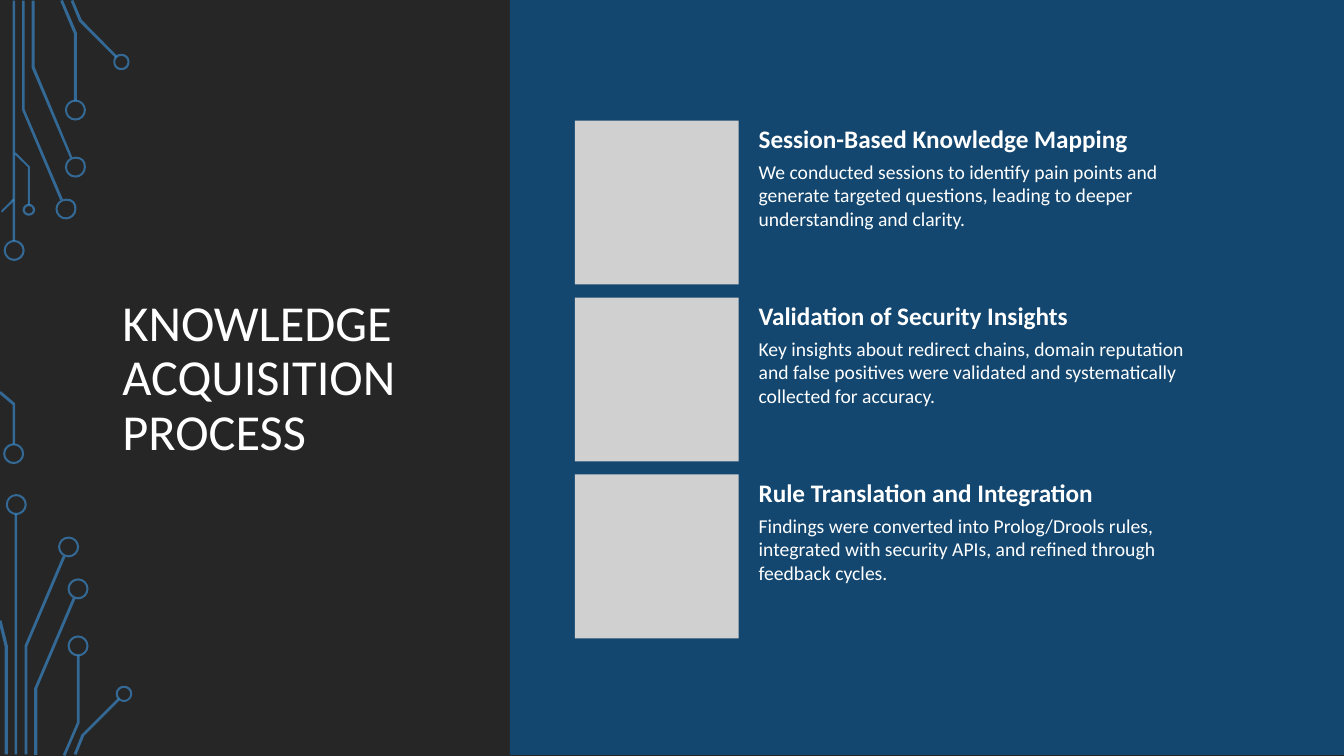
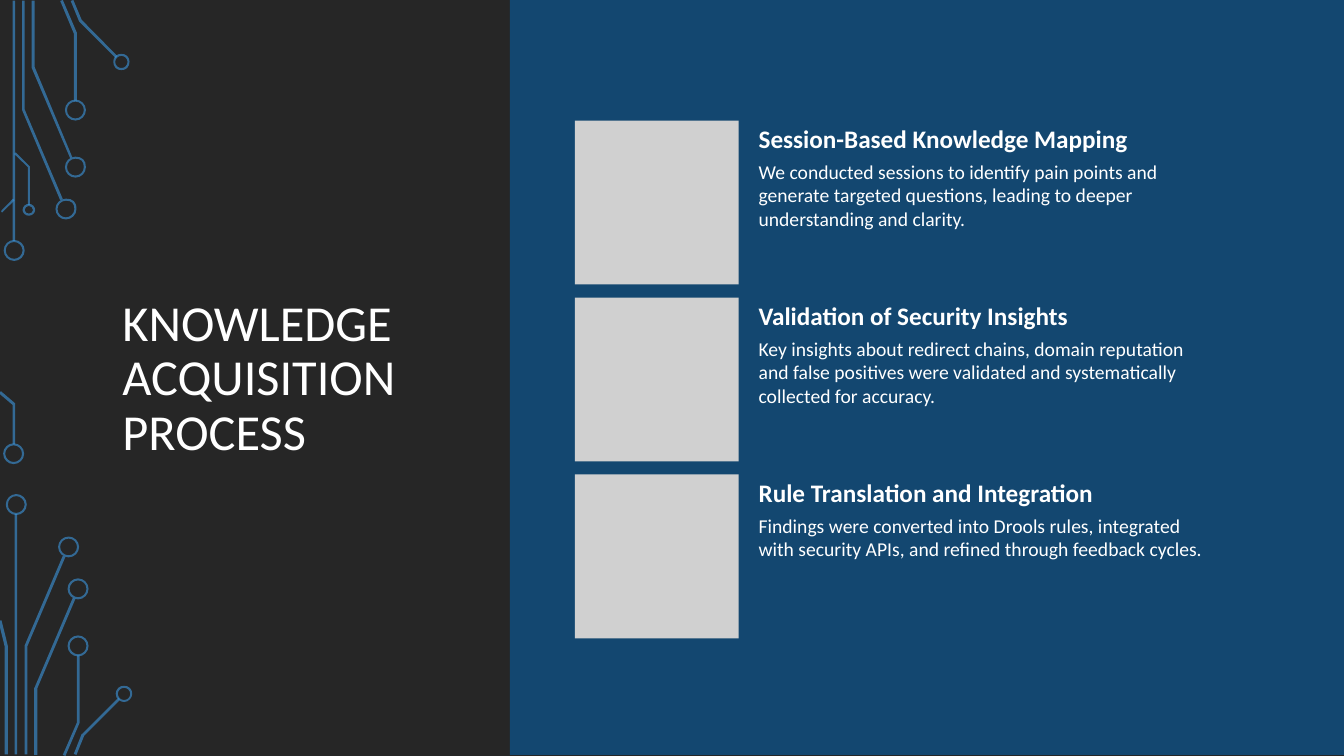
Before and after one commit to Phish-N-Chips25/docs, a slide deck: slide 5 of preliminary-report/isep_meia_2025_preliminary-report_pitch.pptx. Drawn at 1344x756 pixels with LibreOffice and Linux fonts; fonts in the diff are those of the drawing; grey boxes stand for pictures; background and template pictures are left out. Boxes give left, top, right and bottom in pixels: in the first picture for what was removed or moved away, otherwise in the second. Text is boxed around its words. In the diff, an @@ line names an element or a change of style, - is before the commit and + after.

```diff
--- a/preliminary-report/isep_meia_2025_preliminary-report_pitch.pptx
+++ b/preliminary-report/isep_meia_2025_preliminary-report_pitch.pptx
@@ text at [759, 519, 1202, 560]: text changed @@
-Findings were converted into Prolog/Drools rules, integrated with security APIs, and refined through feedback cycles.
+Findings were converted into Drools rules, integrated with security APIs, and refined through feedback cycles.
```
Also in this commit, not shown: 1 other slide changed.
